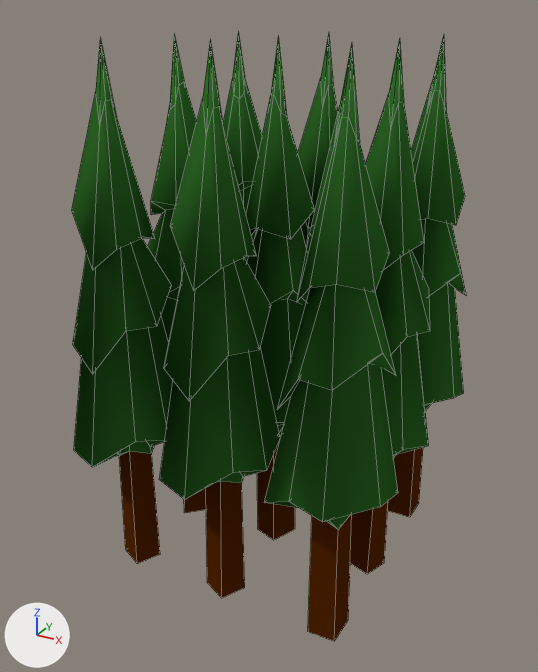
One commit to the Blender file Assets/Blender/Flora/tree4.blend: the scene before it, then after it.
Rendered twice from a 50 mm lens placed at (1.85, -3.48, 3.22), pointed at (-0.11, 0.07, 1.45). The lights are fixed; the arrows at lower left show +X, +Y and +Z. Mesh edges are drawn as thin lines.
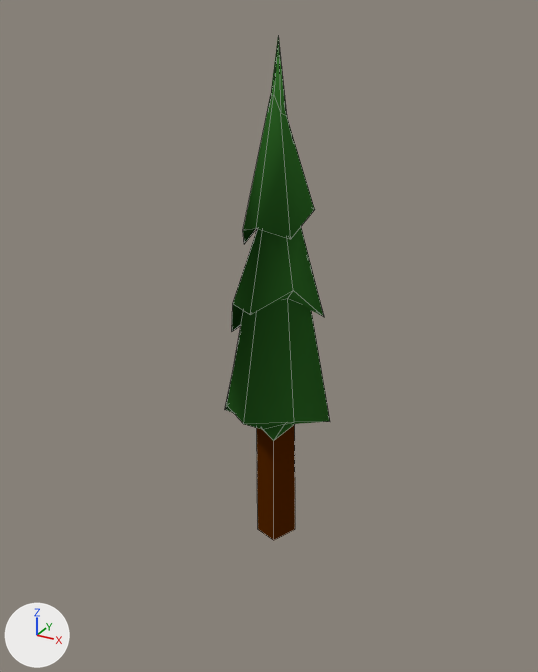
The change, as a diff of the scene's bpy script:
```diff
--- a/Assets/Blender/Flora/tree4.blend.py
+++ b/Assets/Blender/Flora/tree4.blend.py
@@ ob_cube_008 @@
-ob_cube_008 = bpy.data.objects.new('Cube.008', me_cube_008)
-ob_cube_008.location = (-0.865, 1.262, 0.0)
@@ ob_cube_007 @@
-ob_cube_007 = bpy.data.objects.new('Cube.007', me_cube_007)
-ob_cube_007.location = (-0.234, 1.262, 0.0)
@@ ob_cube_006 @@
-ob_cube_006 = bpy.data.objects.new('Cube.006', me_cube_006)
-ob_cube_006.location = (0.434, 1.262, 0.0)
@@ ob_cube_005 @@
-ob_cube_005 = bpy.data.objects.new('Cube.005', me_cube_005)
-ob_cube_005.location = (0.434, 0.605, 0.0)
@@ ob_cube_003 @@
-ob_cube_003 = bpy.data.objects.new('Cube.003', me_cube_003)
-ob_cube_003.location = (-0.865, 0.605, 0.0)
@@ ob_cube_002 @@
-ob_cube_002 = bpy.data.objects.new('Cube.002', me_cube_002)
-ob_cube_002.location = (-0.865, 0.0, 0.0)
@@ ob_cube_001 @@
-ob_cube_001 = bpy.data.objects.new('Cube.001', me_cube_001)
-ob_cube_001.location = (-0.234, 0.0, 0.0)
@@ ob_cube @@
-ob_cube = bpy.data.objects.new('Cube', me_cube)
-ob_cube.location = (0.434, 0.0, 0.0)
```

Location of each change, (x1, y1, x2, y2) in pixels of the pictures (538 x 672 px):
'Cube', deleted (green)
    before: (264, 44, 398, 641)
    faces in mat_treeleaves (dark green #316d29): (264, 44, 398, 529)
    faces in mat_treebark (brown #532600): (308, 514, 352, 641)
'Cube.001', deleted (green)
    before: (160, 40, 280, 598)
    faces in mat_treeleaves (dark green #316d29): (160, 40, 280, 500)
    faces in mat_treebark (brown #532600): (206, 481, 245, 598)
'Cube.002', deleted (green)
    before: (72, 38, 173, 564)
    faces in mat_treeleaves (dark green #316d29): (72, 38, 173, 467)
    faces in mat_treebark (brown #532600): (119, 451, 160, 564)
'Cube.005', deleted (green)
    before: (350, 37, 430, 574)
    faces in mat_treeleaves (dark green #316d29): (366, 37, 430, 458)
    faces in mat_treebark (brown #532600): (350, 501, 388, 574)
'Cube.006', deleted (green)
    before: (388, 35, 466, 517)
    faces in mat_treeleaves (dark green #316d29): (411, 35, 466, 411)
    faces in mat_treebark (brown #532600): (388, 411, 426, 517)
'Cube.003', deleted (green)
    before: (147, 35, 206, 513)
    faces in mat_treeleaves (dark green #316d29): (147, 35, 197, 342)
    faces in mat_treebark (brown #532600): (184, 488, 206, 513)
'Cube.007', deleted (green)
    before: (298, 34, 338, 248)
'Cube.008', deleted (green)
    before: (223, 31, 262, 261)
